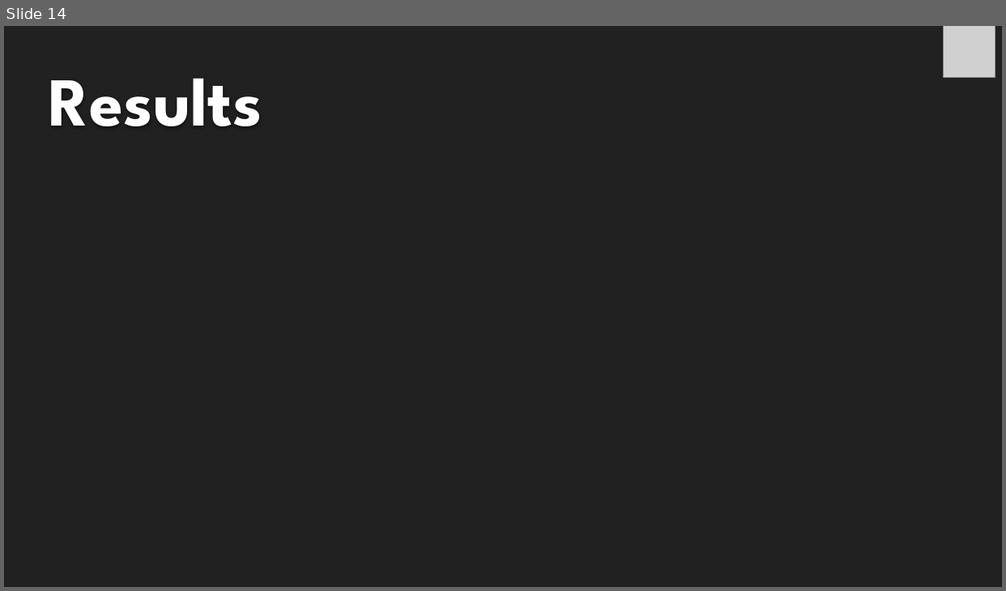
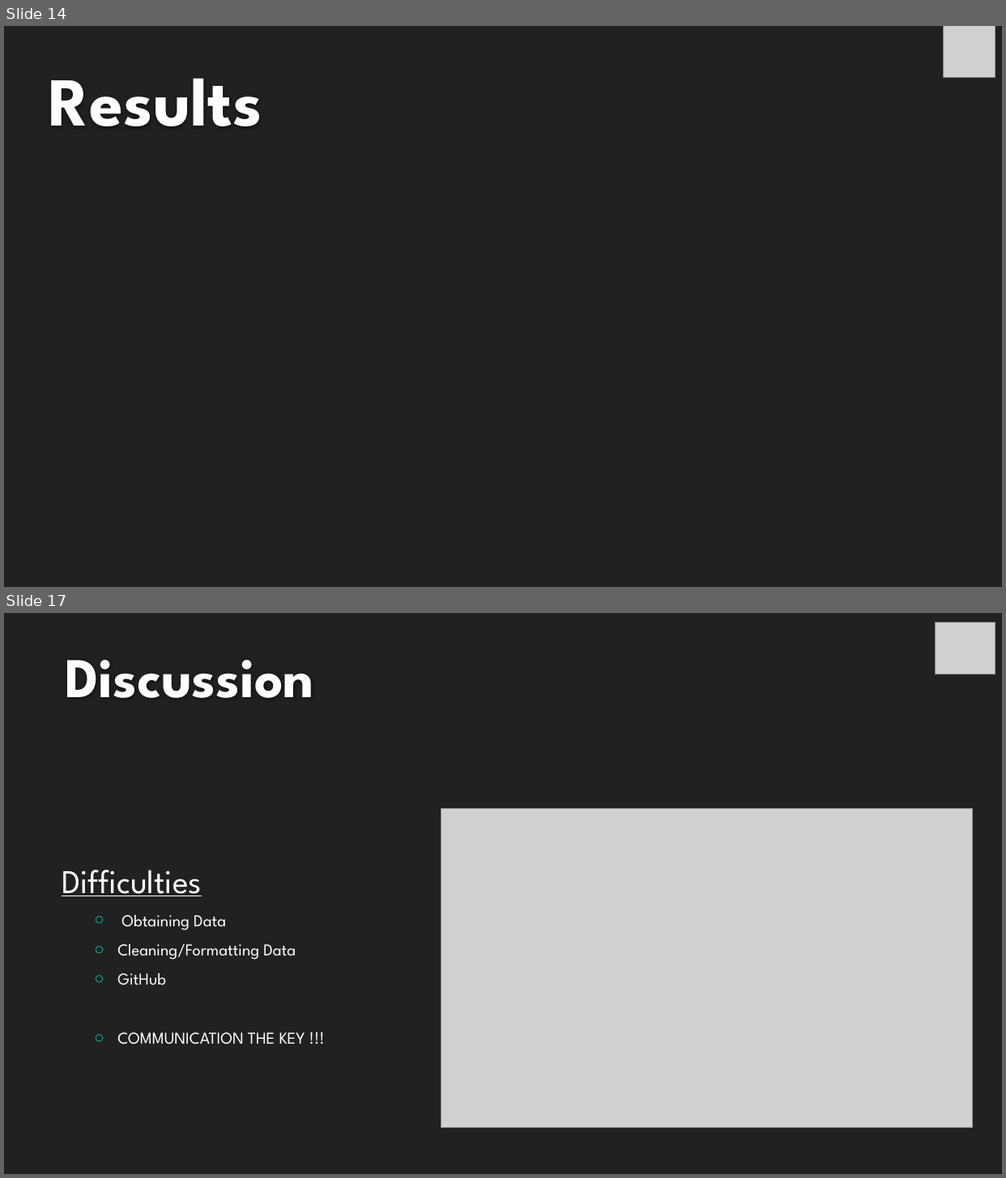
Before and after one commit to michelleherman13/auto-sales, a slide deck: Presentation/Auto_sales_DH.pptx. Shown one above the other, each under a label of ours: slide 14 before the commit, slides 14 and 17 after it; the slides between them are not shown. The pictures are 1006x591 and 1006x1178 pixels, drawn with LibreOffice and Linux fonts; fonts in the diff are those of the drawing; grey boxes stand for pictures; background and template pictures are left out. Boxes give left, top, right and bottom in pixels: in the first picture for what was removed or moved away, otherwise in the second. Text is boxed around its words. In the diff, an @@ line names an element or a change of style, - is before the commit and + after.

```diff
--- a/Presentation/Auto_sales_DH.pptx
+++ b/Presentation/Auto_sales_DH.pptx
@@ slide 17 added at [4,613,1002,1174], background #212121 @@
@@ picture added at [936,623,996,675] @@
@@ title added at [65,660,313,698], 54 pt, text #FEFEFE, bold @@
+Discussion
@@ picture added at [441,808,973,1128] @@
@@ text added at [62,870,305,1045], 16 pt, text #FFFFFF @@
+Difficulties
+  ○ Obtaining Data
+  ○ Cleaning/Formatting Data
+  ○ GitHub
+  ○ COMMUNICATION THE KEY !!!
```
Also in this commit, not shown: 4 slides changed, 1 slide removed.
